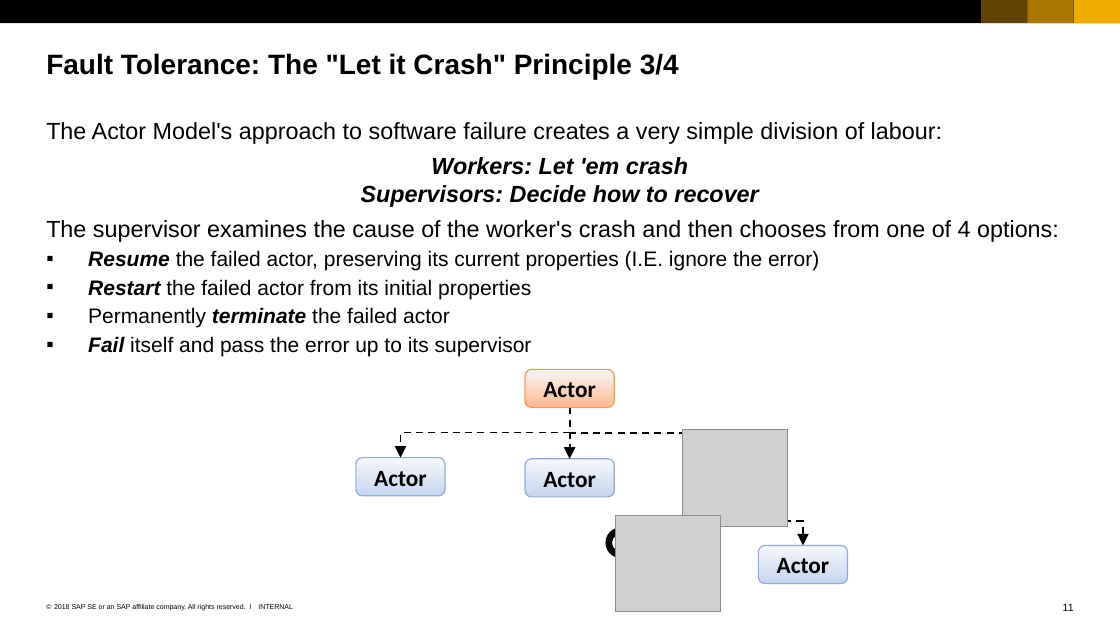
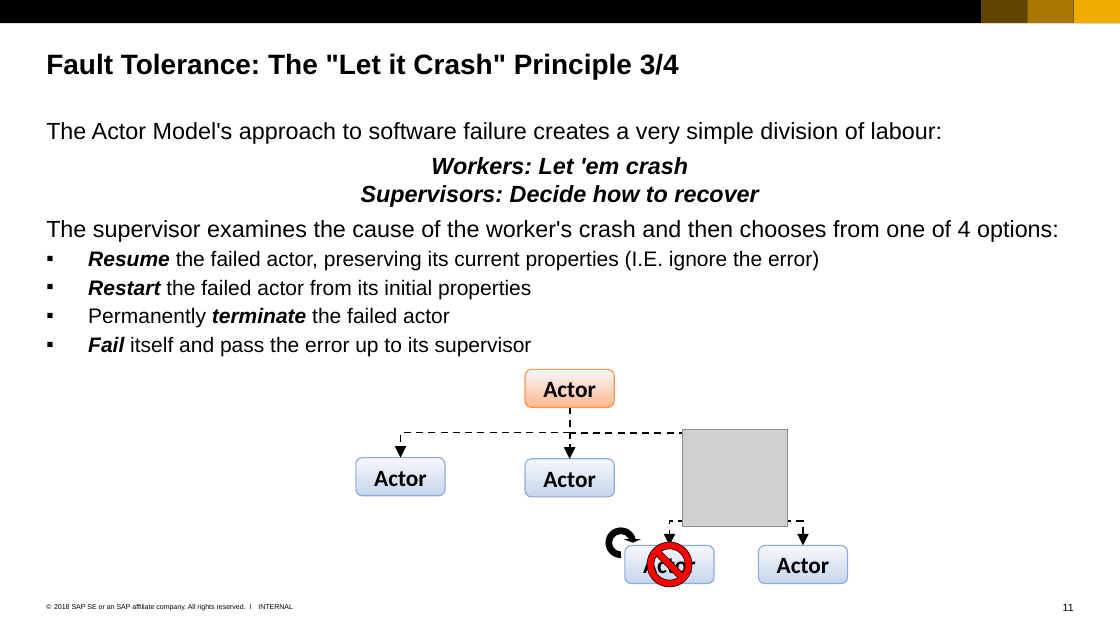
Before and after one commit to ChrisWhealy/WeatherDemo, a slide deck: slide 11 of documentation/Using the Actor Model.ppsx. Drawn at 1120x630 pixels with LibreOffice and Linux fonts; fonts in the diff are those of the drawing; grey boxes stand for pictures. Boxes give left, top, right and bottom in pixels: in the first picture for what was removed or moved away, otherwise in the second. Text is boxed around its words. In the diff, an @@ line names an element or a change of style, - is before the commit and + after.

```diff
--- a/documentation/Using the Actor Model.ppsx
+++ b/documentation/Using the Actor Model.ppsx
@@ picture removed at (615, 515, 720, 611) @@
@@ rounded rectangle added at (625, 545, 714, 583), fill gradient #F6F8FC to #C7D5ED, outline #8FAADC 1 pt, 20 pt, text #000000, bold @@
+Actor
@@ no-entry sign added at (646, 542, 691, 586), fill #FF0000, outline #000000 0.5 pt @@
```
Also in this commit, not shown: 11 other slides changed, 8 slides removed, 3 other files.
